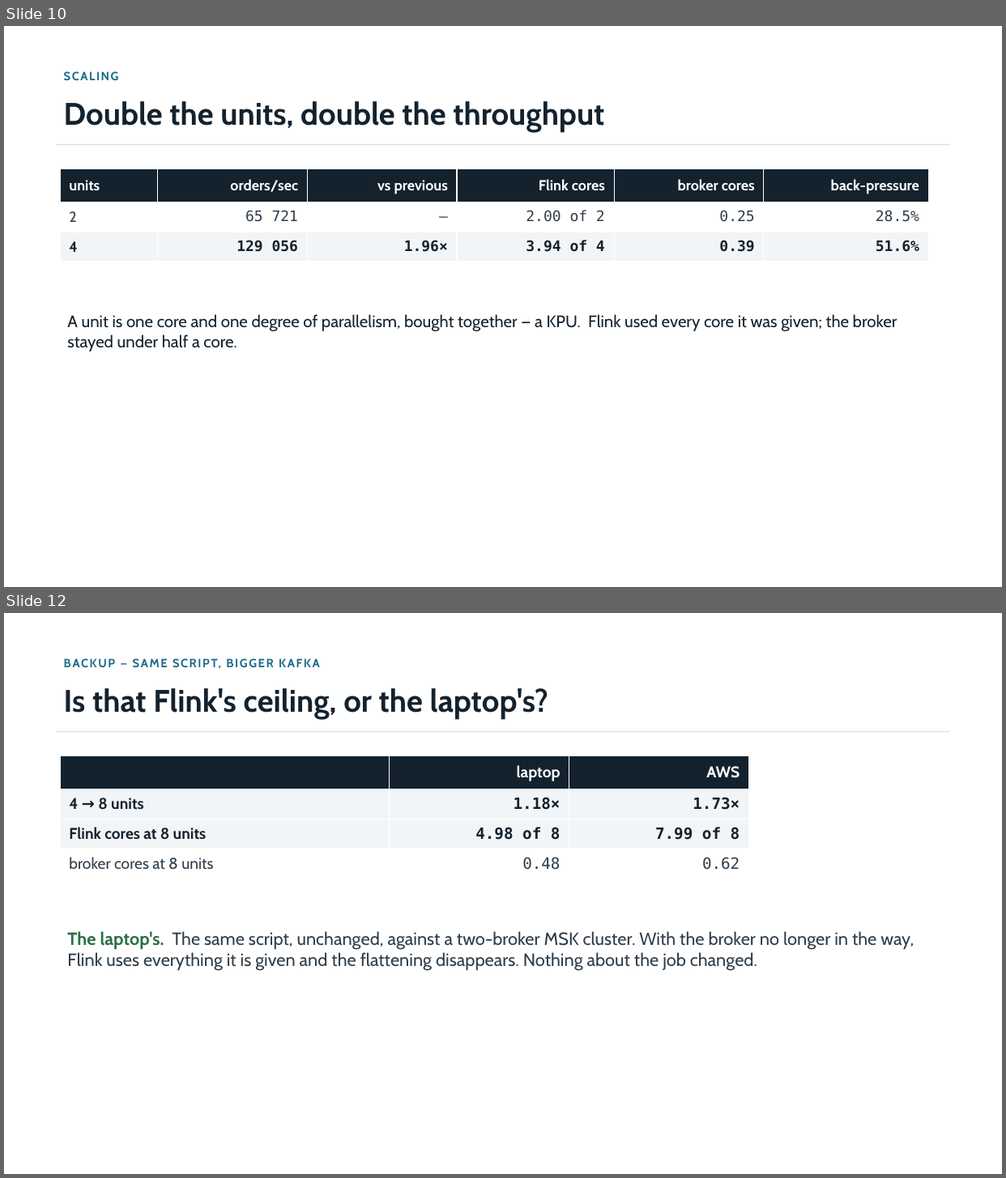
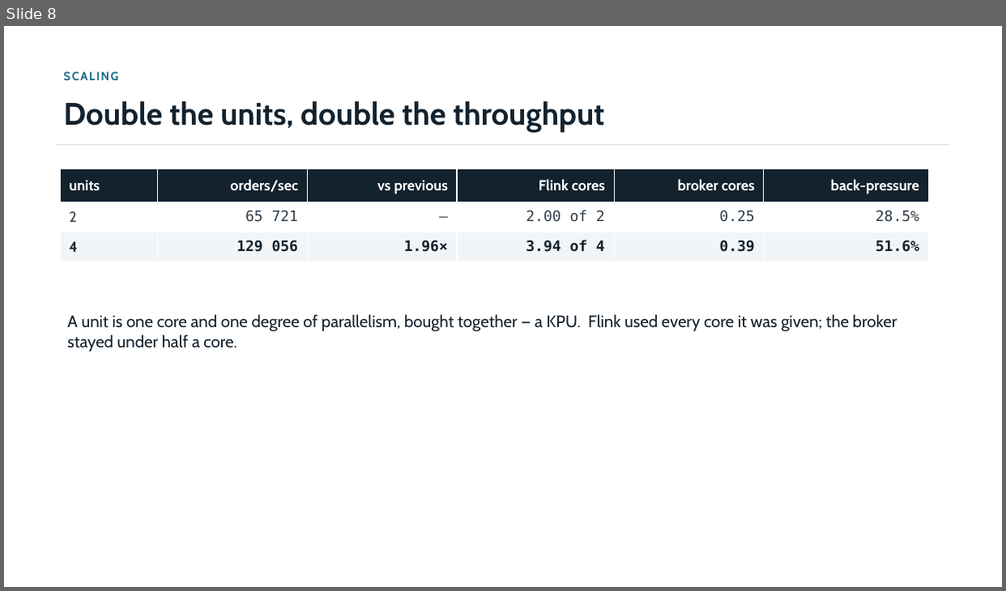
Before and after one commit to jimzucker/flink-training, a slide deck: docs/deck/final-demo.pptx. Shown one above the other, each under a label of ours: slides 10 and 12 before the commit, slide 8 after it; the slides between them are not shown. The pictures are 1006x1178 and 1006x591 pixels, drawn with LibreOffice and Linux fonts; fonts in the diff are those of the drawing. Boxes give left, top, right and bottom in pixels: in the first picture for what was removed or moved away, otherwise in the second. Text is boxed around its words. In the diff, an @@ line names an element or a change of style, - is before the commit and + after.

```diff
--- a/docs/deck/final-demo.pptx
+++ b/docs/deck/final-demo.pptx
@@ slide 12 removed at box(4, 613, 1002, 1174), background #FFFFFF @@
@@ text removed at box(57, 652, 955, 675) @@
-BACKUP — SAME SCRIPT, BIGGER KAFKA
@@ text removed at box(64, 688, 549, 719) @@
-Is that Flink's ceiling, or the laptop's?
@@ rectangle removed at box(57, 731, 949, 732) @@
@@ table removed at box(60, 756, 749, 879), 4 rows, 3 columns @@
- | laptop | AWS
-4 → 8 units | 1.18× | 1.73×
-Flink cores at 8 units | 4.98 of 8 | 7.99 of 8
-broker cores at 8 units | 0.48 | 0.62
@@ text removed at box(67, 931, 914, 971) @@
-The laptop's. The same script, unchanged, against a two-broker MSK cluster. With the broker no longer in the way, Flink uses everything it is given and the flattening disappears. Nothing about the job changed.
@@ what was slide 10 is now slide 8 @@
```
Also in this commit, not shown: 1 slide changed, 4 other slides removed, 7 other files.
